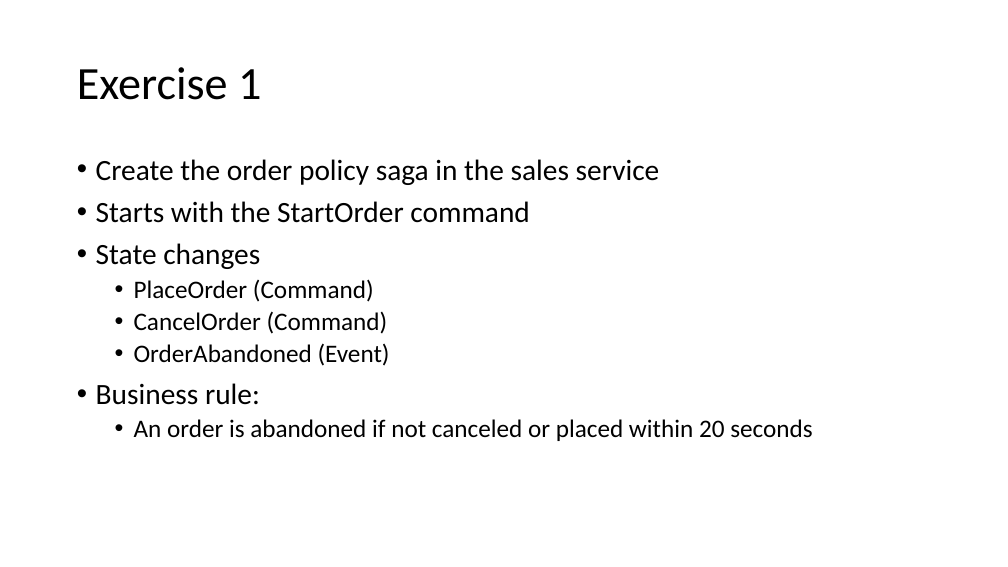
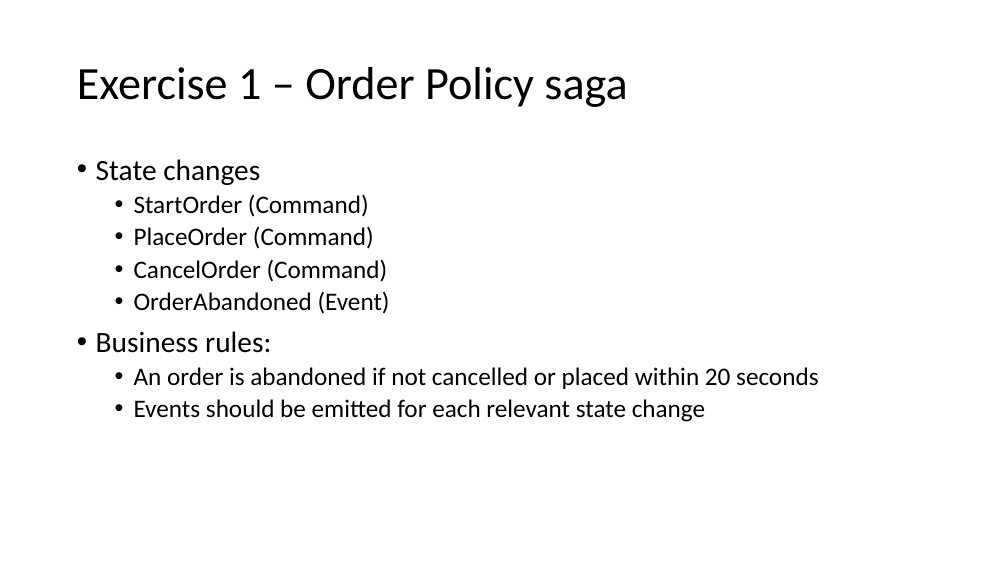
Before and after one commit to Particular/SagaMasterClass, a slide deck: slide 12 of SagaMasterClass.pptx (slide 7 before the commit). Drawn at 1008x567 pixels with LibreOffice and Linux fonts; fonts in the diff are those of the drawing. Boxes give left, top, right and bottom in pixels: in the first picture for what was removed or moved away, otherwise in the second. Text is boxed around its words. In the diff, an @@ line names an element or a change of style, - is before the commit and + after.

```diff
--- a/SagaMasterClass.pptx
+++ b/SagaMasterClass.pptx
@@ title at [77, 67, 627, 107]: text changed @@
-Exercise 1
+Exercise 1 – Order Policy saga
@@ text at [96, 159, 660, 223]: paragraphs removed @@
-• Create the order policy saga in the sales service
-• Starts with the StartOrder command
@@ text at [134, 194, 369, 217]: paragraph added @@
+  • StartOrder (Command)
@@ text at [96, 331, 818, 422]: text changed @@
-• Business rule:
-  • An order is abandoned if not canceled or placed within 20 seconds
+• Business rules:
+  • An order is abandoned if not cancelled or placed within 20 seconds
+  • Events should be emitted for each relevant state change
```
Also in this commit, not shown: 2 other slides changed, 6 slides added, 1 slide removed, 10 other files.
